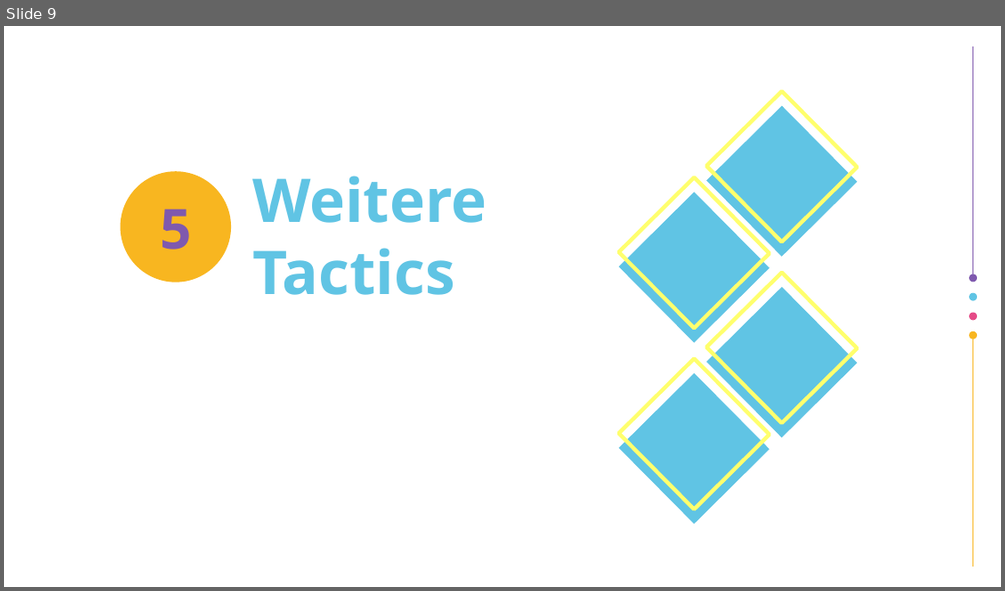
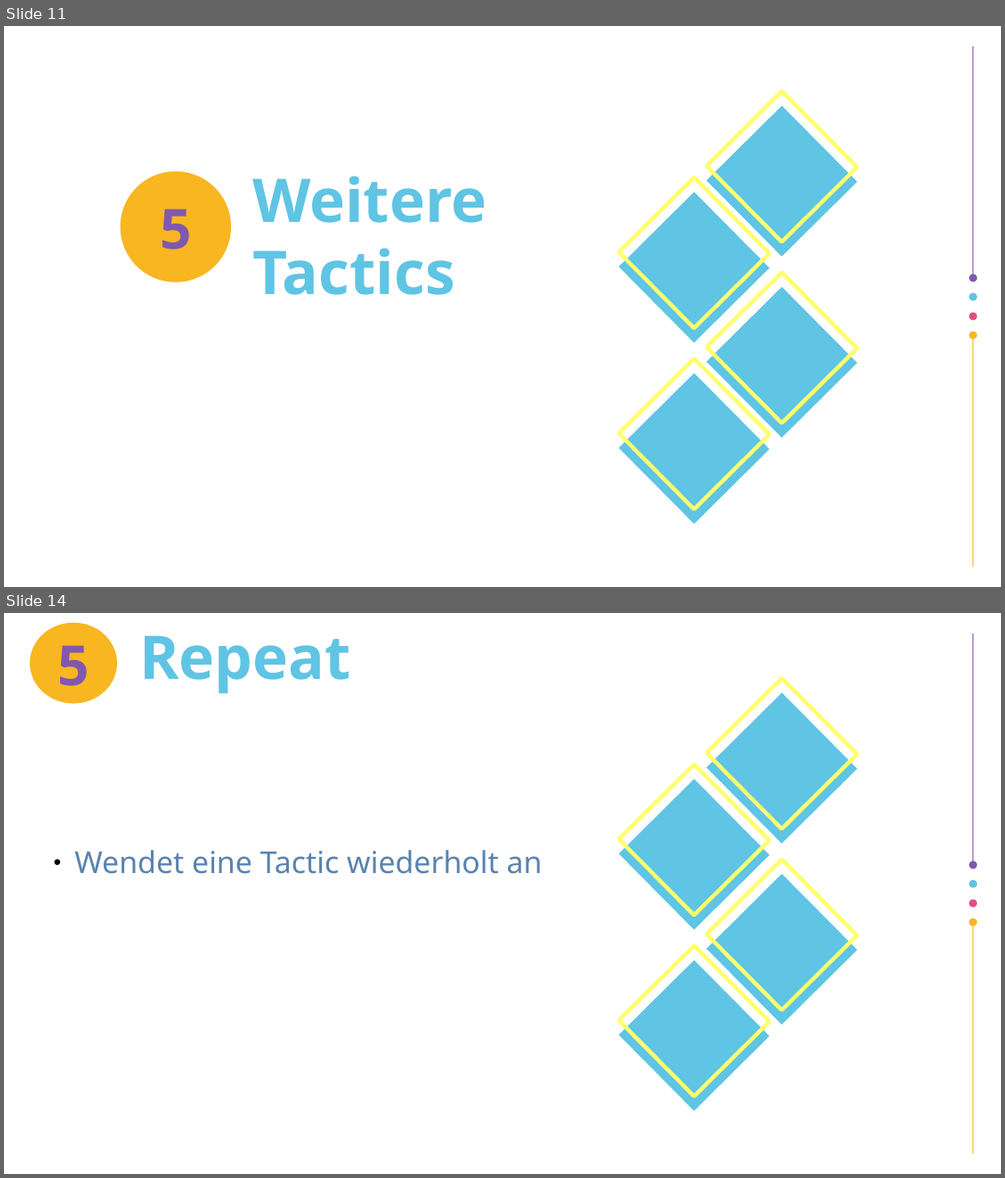
Before and after one commit to airberlin1/ProseminarBeweisassistenten, a slide deck: presentation.odp. Shown one above the other, each under a label of ours: slide 9 before the commit, slides 11 and 14 after it; the slides between them are not shown. The pictures are 1005x591 and 1005x1178 pixels, drawn with LibreOffice and Linux fonts; fonts in the diff are those of the drawing; background and template pictures are left out. Boxes give left, top, right and bottom in pixels: in the first picture for what was removed or moved away, otherwise in the second. Text is boxed around its words. In the diff, an @@ line names an element or a change of style, - is before the commit and + after.

Commit message:
weitere Tactics

```diff
--- a/presentation.odp
+++ b/presentation.odp
@@ slide 14 added at bbox=[4, 613, 1001, 1174], background #FFFFFF; not listed: 14 template elements that a slide beside it also shows @@
@@ freeform shape added at bbox=[30, 623, 117, 704], fill #F8B620, 44 pt, text #7F59AE, bold @@
+5
@@ title added at bbox=[139, 635, 351, 693], 48 pt, text #60C4E4, bold @@
+Repeat
@@ text added at bbox=[74, 850, 542, 874], 24 pt, text #5983B0 @@
+● Wendet eine Tactic wiederholt an
@@ what was slide 9 is now slide 11 @@
```
Also in this commit, not shown: 1 slide changed, 8 other slides added, 2 other files.
